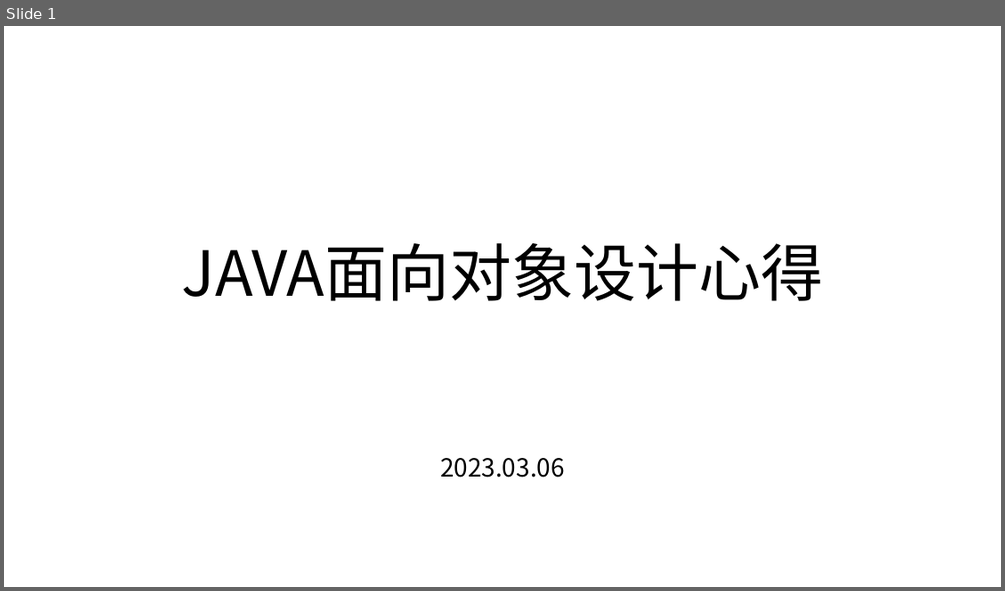
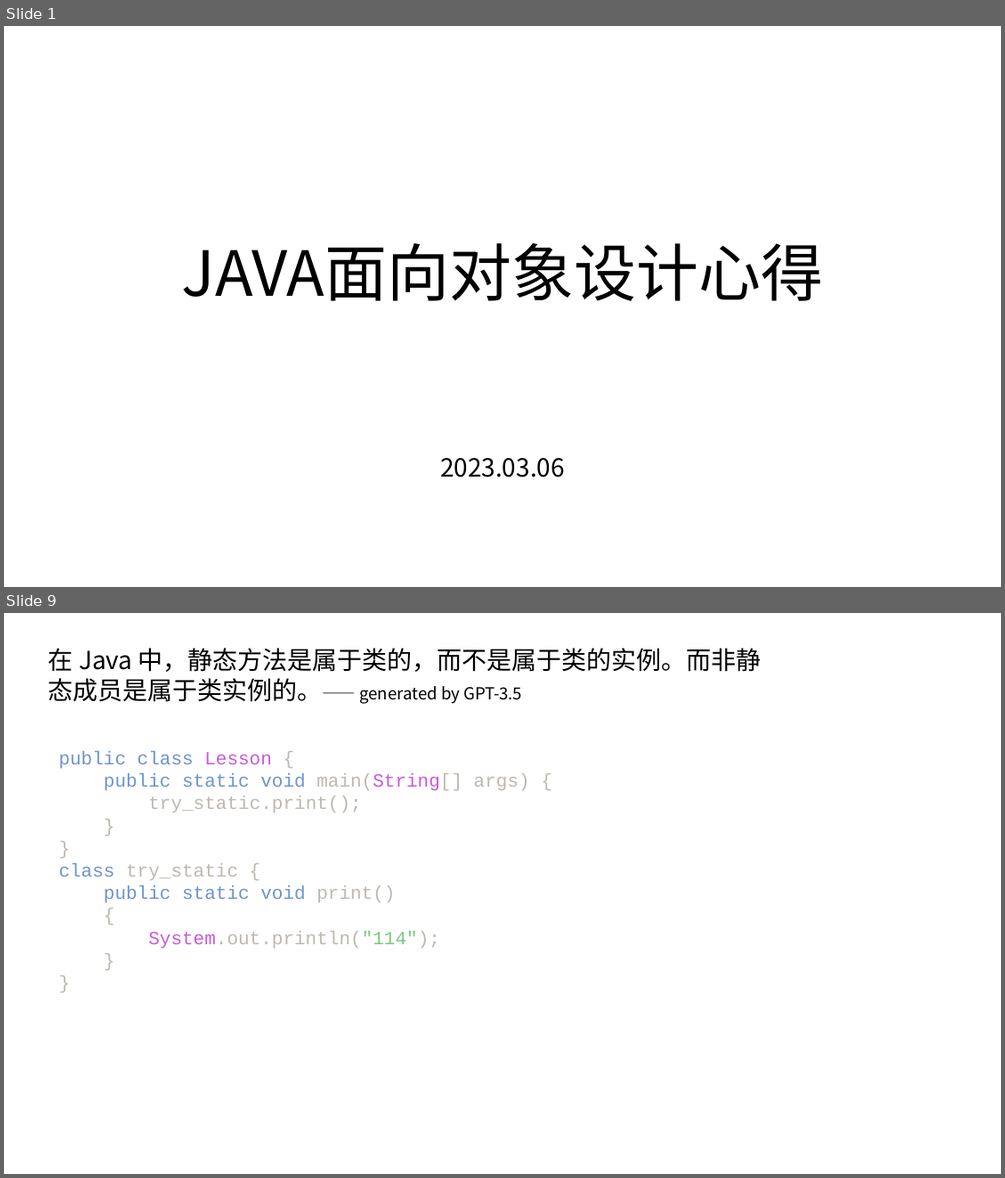
Before and after one commit to lxl66566/my-college-files, a slide deck: 编程有关/java/java1.pptx. Shown one above the other, each under a label of ours: slide 1 before the commit, slides 1 and 9 after it; the slides between them are not shown. The pictures are 1005x591 and 1005x1178 pixels, drawn with LibreOffice and Linux fonts; fonts in the diff are those of the drawing. Boxes give left, top, right and bottom in pixels: in the first picture for what was removed or moved away, otherwise in the second. Text is boxed around its words. In the diff, an @@ line names an element or a change of style, - is before the commit and + after.

```diff
--- a/编程有关/java/java1.pptx
+++ b/编程有关/java/java1.pptx
@@ slide 9 added at [4,613,1001,1174], background #FFFFFF @@
@@ text added at [48,648,761,704], 24 pt, text #000000 @@
+在 Java 中，静态方法是属于类的，而不是属于类的实例。而非静态成员是属于类实例的。—— generated by GPT-3.5
@@ text added at [59,751,530,949], 18 pt, text #BEB8B0 @@
+public class Lesson {
+public static void main(String[] args) {
+try_static.print();
+}
+}
+class try_static {
+public static void print()
+{
+System.out.println("114");
+}
+}
```
Also in this commit, not shown: 4 slides changed, 4 other slides added, 2 slides removed, 26 other files.
